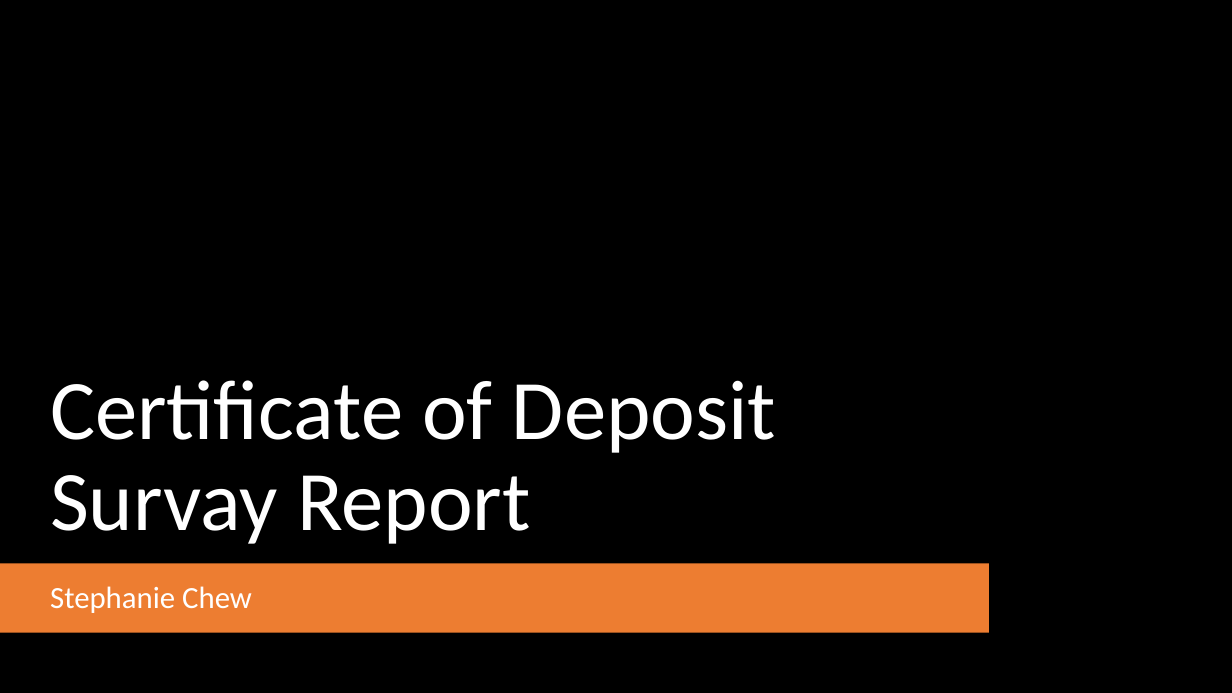
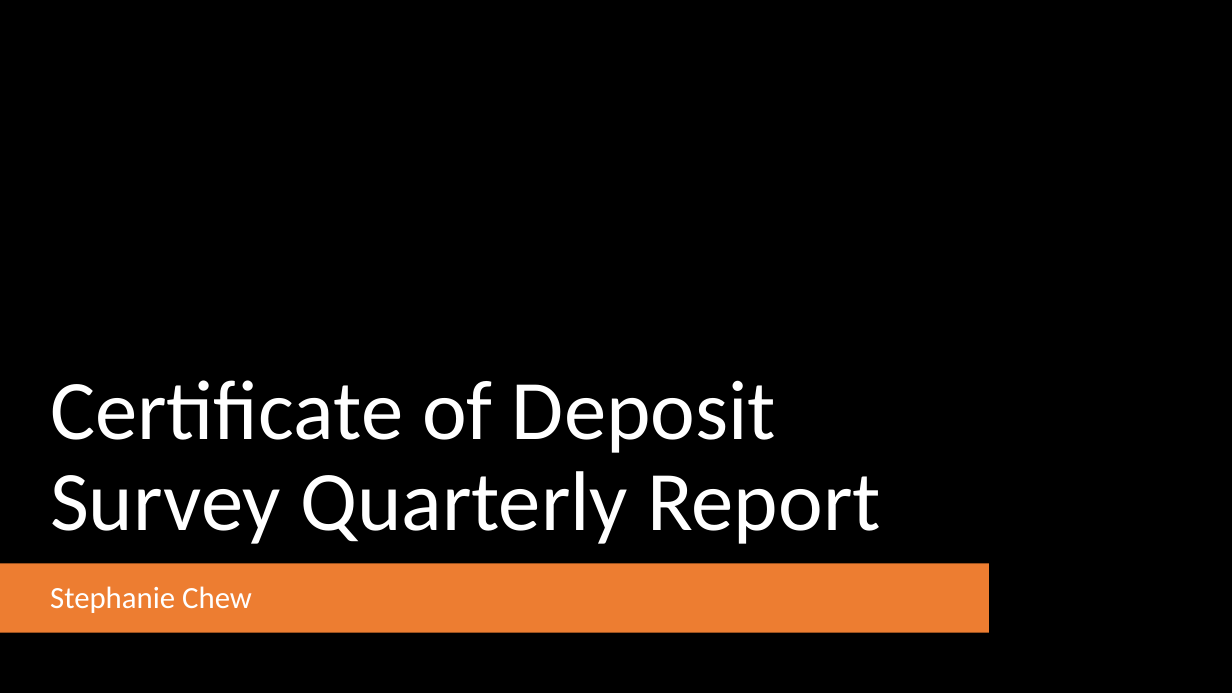
Before and after one commit to StephanieChew-nyc/Stephanie_Chew_Capstone_4, a slide deck: slide 1 of Stephanie_Chew_Capstone_4.pptx. Drawn at 1232x693 pixels with LibreOffice and Linux fonts; fonts in the diff are those of the drawing; background and template pictures are left out. Boxes give left, top, right and bottom in pixels: in the first picture for what was removed or moved away, otherwise in the second. Text is boxed around its words. In the diff, an @@ line names an element or a change of style, - is before the commit and + after.

```diff
--- a/Stephanie_Chew_Capstone_4.pptx
+++ b/Stephanie_Chew_Capstone_4.pptx
@@ title at (50, 380, 880, 544): text changed @@
-Certificate of Deposit Survay Report
+Certificate of Deposit Survey Quarterly Report
```
Also in this commit, not shown: 2 other slides changed, 3 slides added, 2 other files.
